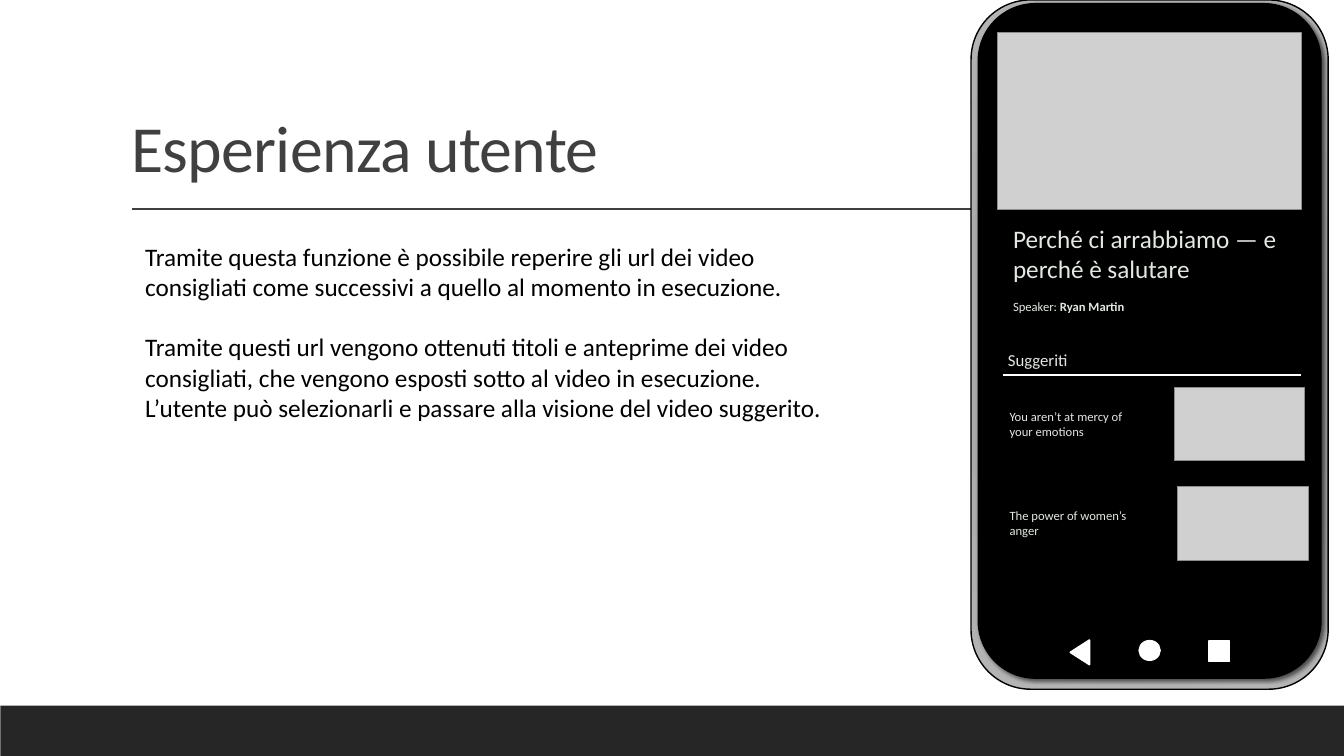
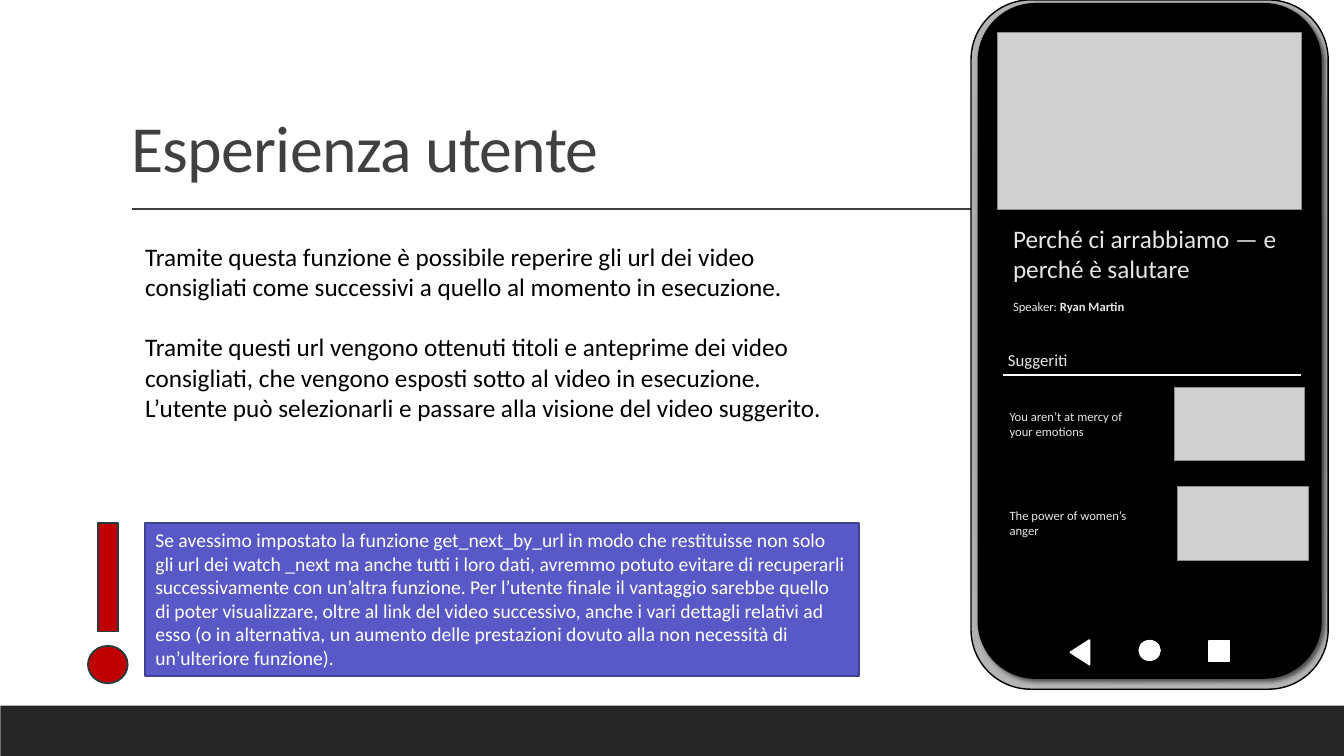
Before and after one commit to PirottaNicola/TC-Mproject_Boffelli_Pirotta, a slide deck: slide 15 of Preparation files/MyTEDx_Presentazione.pptx. Drawn at 1344x756 pixels with LibreOffice and Linux fonts; fonts in the diff are those of the drawing; grey boxes stand for pictures. Boxes give left, top, right and bottom in pixels: in the first picture for what was removed or moved away, otherwise in the second. Text is boxed around its words. In the diff, an @@ line names an element or a change of style, - is before the commit and + after.

```diff
--- a/Preparation files/MyTEDx_Presentazione.pptx
+++ b/Preparation files/MyTEDx_Presentazione.pptx
@@ rectangle added at box(98, 523, 118, 632), fill #C00000, outline #243C41 1.25 pt @@
@@ rectangle added at box(145, 523, 859, 676), fill #5859C7, outline #414293 1.25 pt, 14 pt, text #FFFFFF @@
+Se avessimo impostato la funzione get_next_by_url in modo che restituisse non solo gli url dei watch _next ma anche tutti i loro dati, avremmo potuto evitare di recuperarli successivamente con un’altra funzione. Per l’utente finale il vantaggio sarebbe quello di poter visualizzare, oltre al link del video successivo, anche i vari dettagli relativi ad esso (o in alternativa, un aumento delle prestazioni dovuto alla non necessità di un’ulteriore funzione).
@@ ellipse added at box(88, 646, 127, 684), fill #C00000, outline #243C41 1.25 pt @@
```
Also in this commit, not shown: 1 other slide changed, 2 other files.
